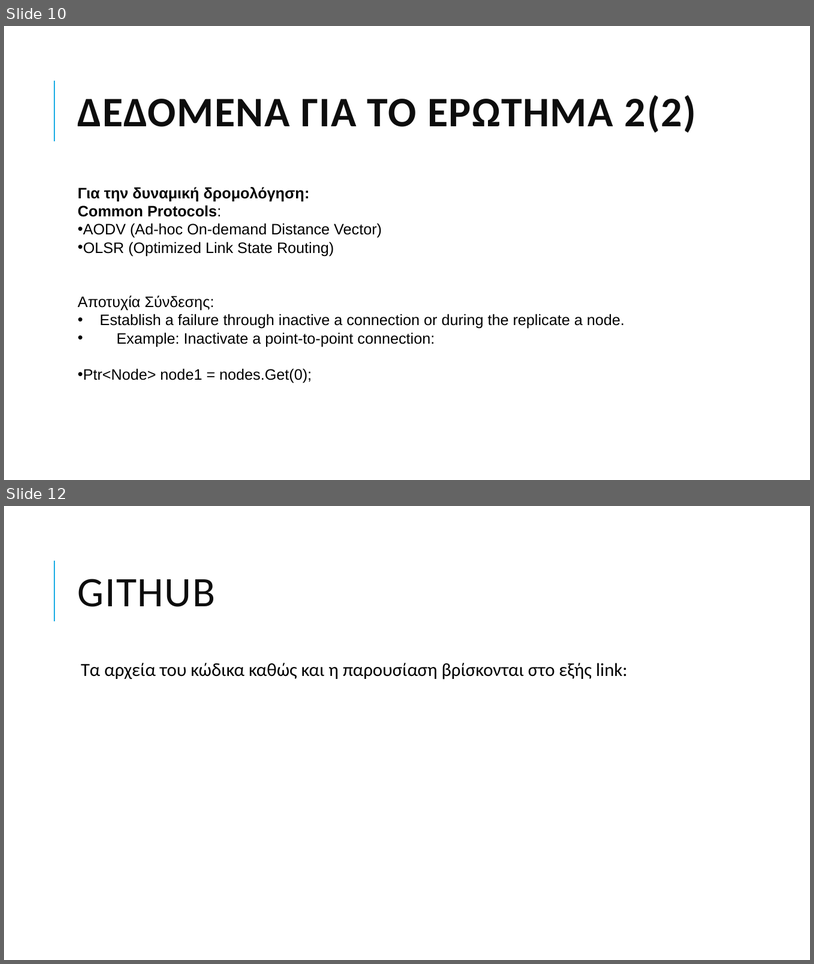
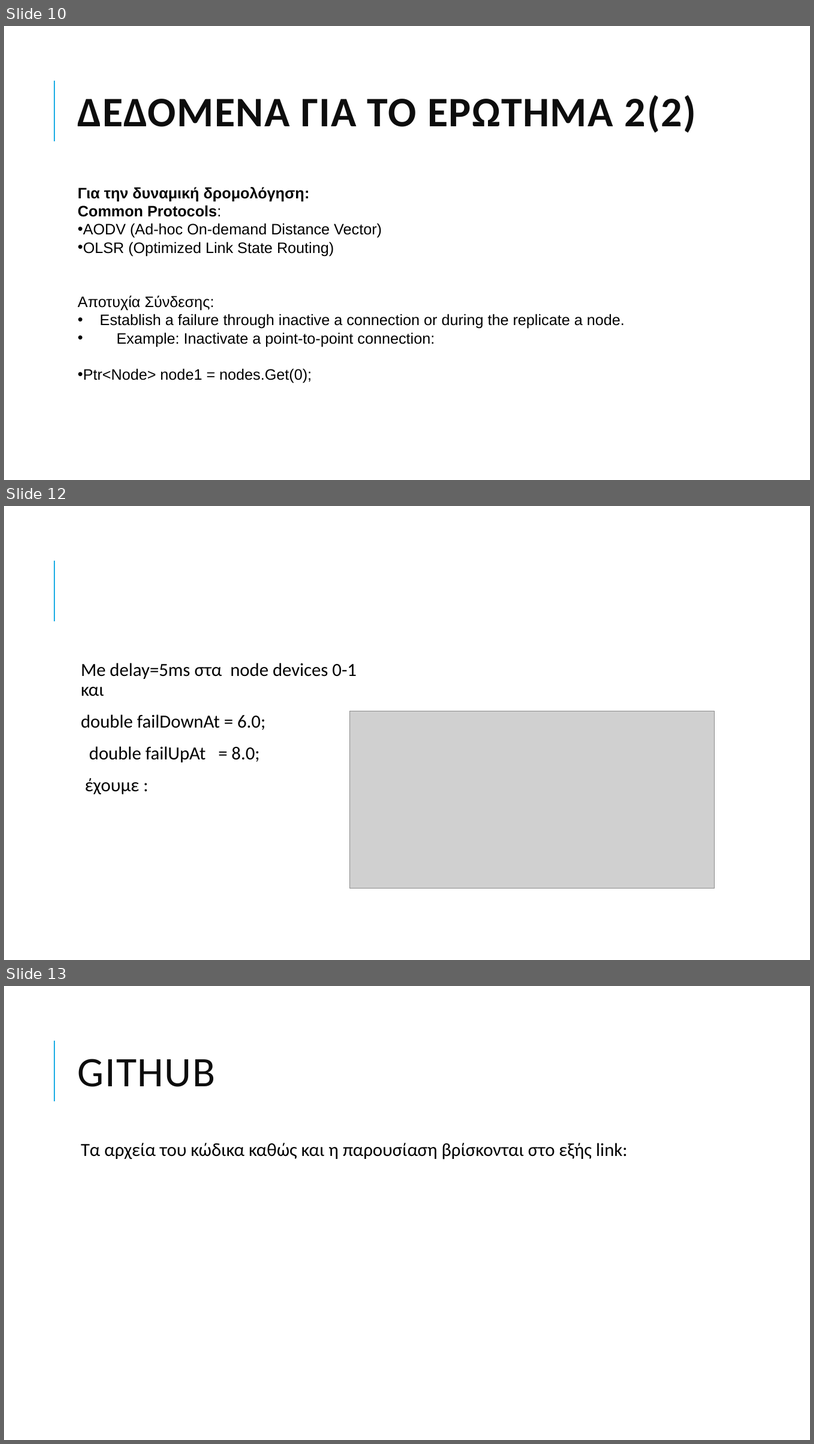
Before and after one commit to grgmyl/Ns3Project, a slide deck: Presentations/Ns-3_presentation_F.pptx. Shown one above the other, each under a label of ours: slides 10 and 12 before the commit, slides 10, 12 and 13 after it; the slides between them are not shown. The pictures are 814x964 and 814x1444 pixels, drawn with LibreOffice and Linux fonts; fonts in the diff are those of the drawing; grey boxes stand for pictures. Boxes give left, top, right and bottom in pixels: in the first picture for what was removed or moved away, otherwise in the second. Text is boxed around its words. In the diff, an @@ line names an element or a change of style, - is before the commit and + after.

```diff
--- a/Presentations/Ns-3_presentation_F.pptx
+++ b/Presentations/Ns-3_presentation_F.pptx
@@ slide 12 added at (x1=4, y1=506, x2=810, y2=960), background #FFFFFF; not listed: 1 template element that a slide beside it also shows @@
@@ text added at (x1=81, y1=663, x2=357, y2=794), 22 pt, text #000000 @@
+  Me delay=5ms στα node devices 0-1 και
+  double failDownAt = 6.0;
+  double failUpAt = 8.0;
+  έχουμε :
@@ picture added at (x1=350, y1=711, x2=715, y2=888) @@
@@ what was slide 12 is now slide 13 @@
```
Also in this commit, not shown: 3 slides changed.
